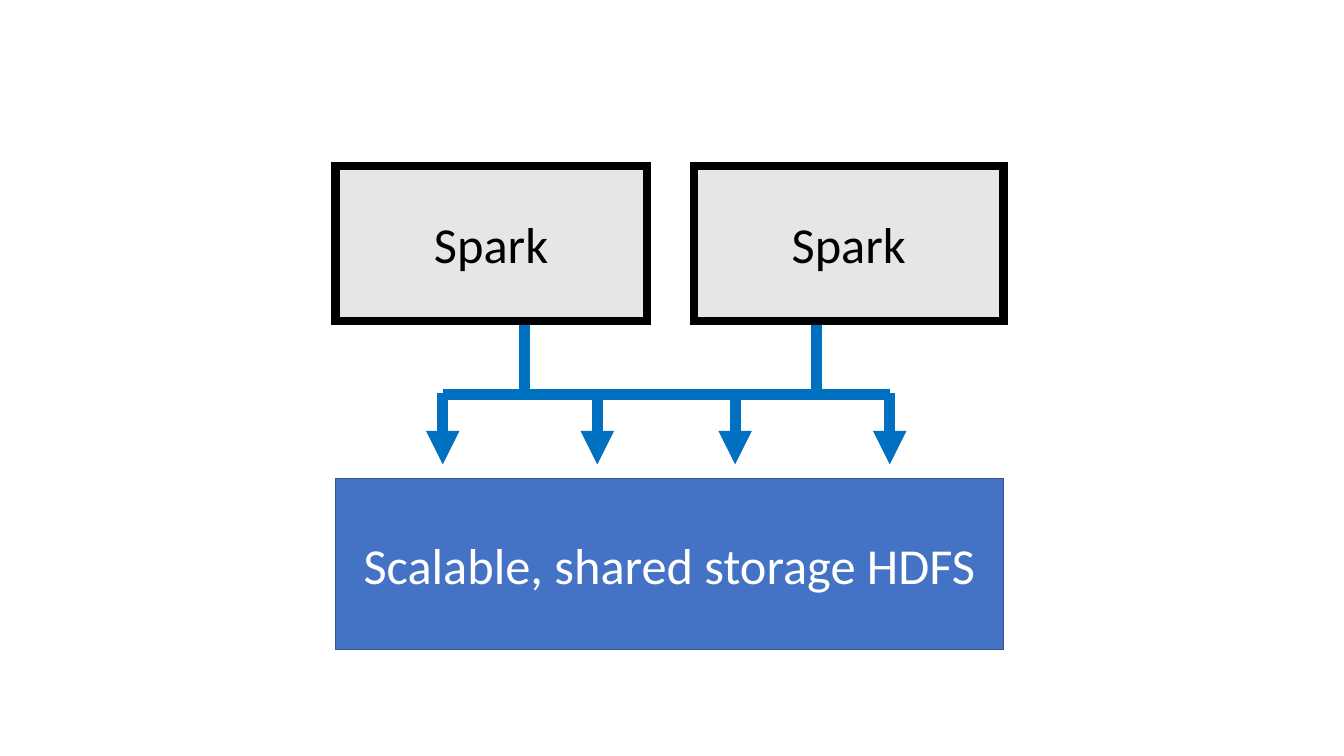
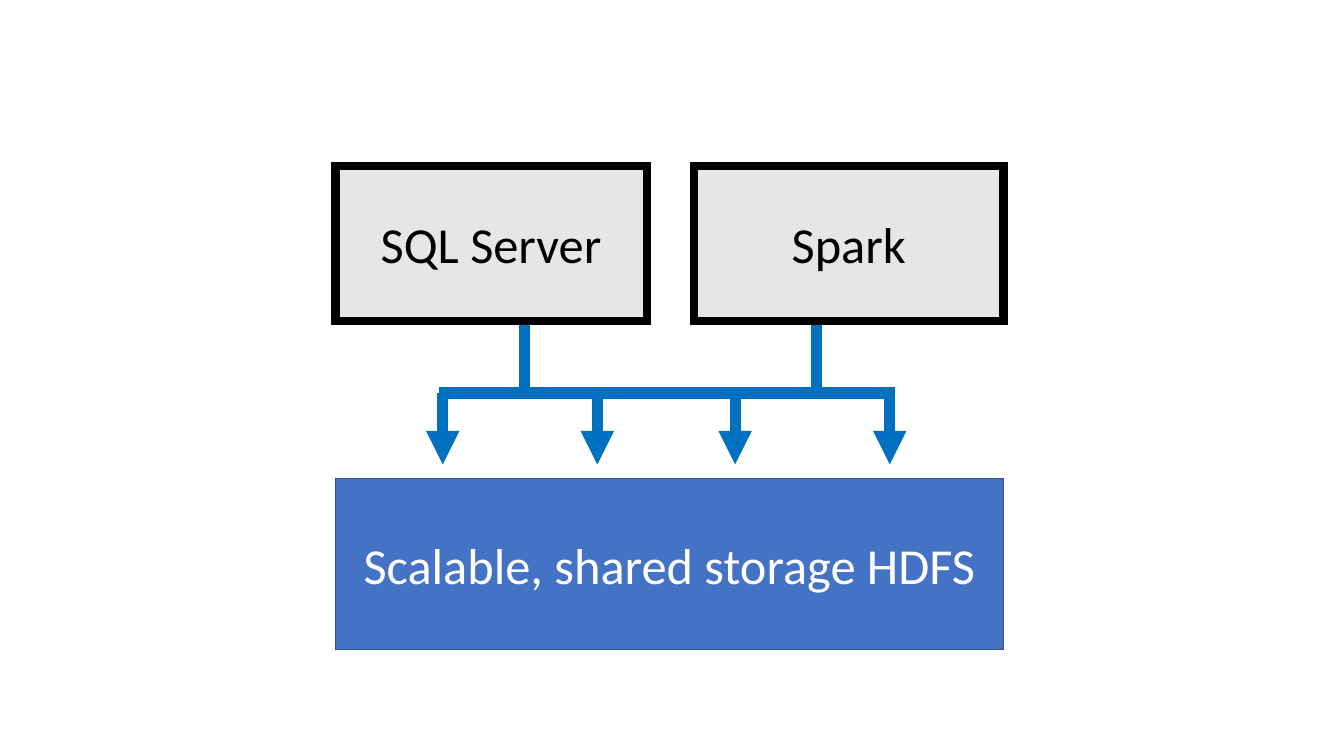
Before and after one commit to solliancenet/MCW-Modernizing-data-analytics-with-SQL-Server-2019, a slide deck: slide 1 of Whiteboard design session/media/diagrams.pptx. Drawn at 1344x756 pixels with LibreOffice and Linux fonts; fonts in the diff are those of the drawing. Boxes give left, top, right and bottom in pixels: in the first picture for what was removed or moved away, otherwise in the second. Text is boxed around its words. In the diff, an @@ line names an element or a change of style, - is before the commit and + after.

```diff
--- a/Whiteboard design session/media/diagrams.pptx
+++ b/Whiteboard design session/media/diagrams.pptx
@@ text in rectangle at box(381, 230, 601, 270): text changed @@
-Spark
+SQL Server
@@ line moved from (443, 394) - (890, 394) to (439, 393) - (895, 393) @@
```
Also in this commit, not shown: 3 other files.
